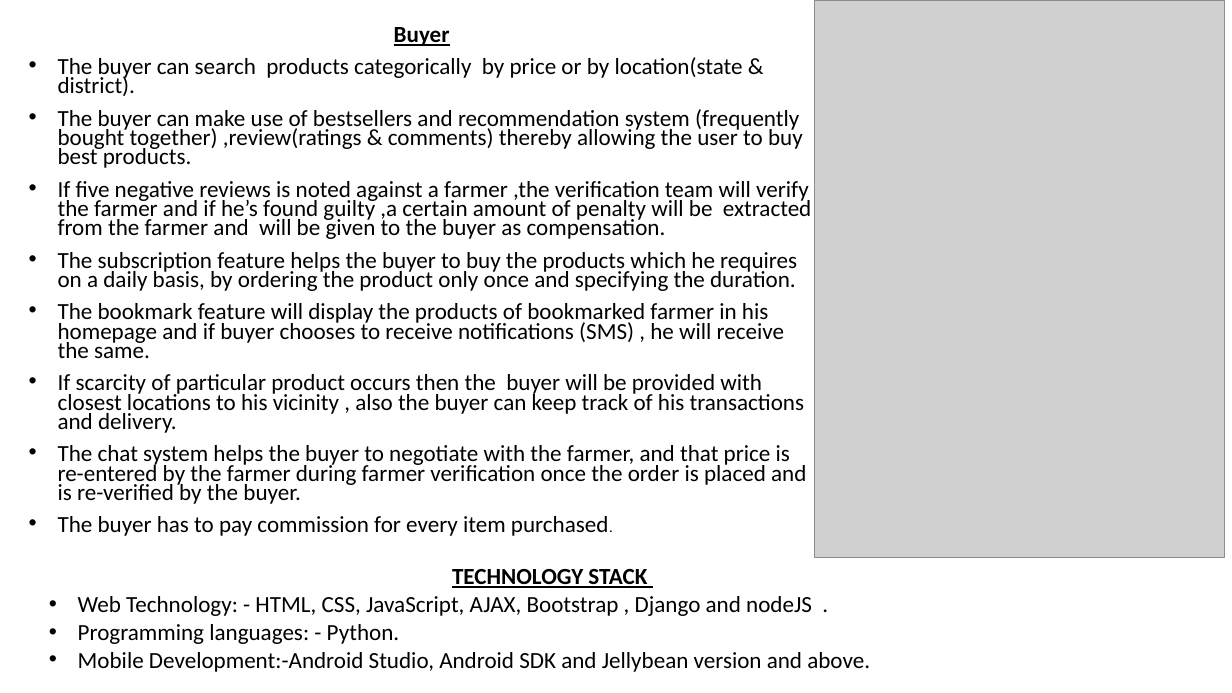
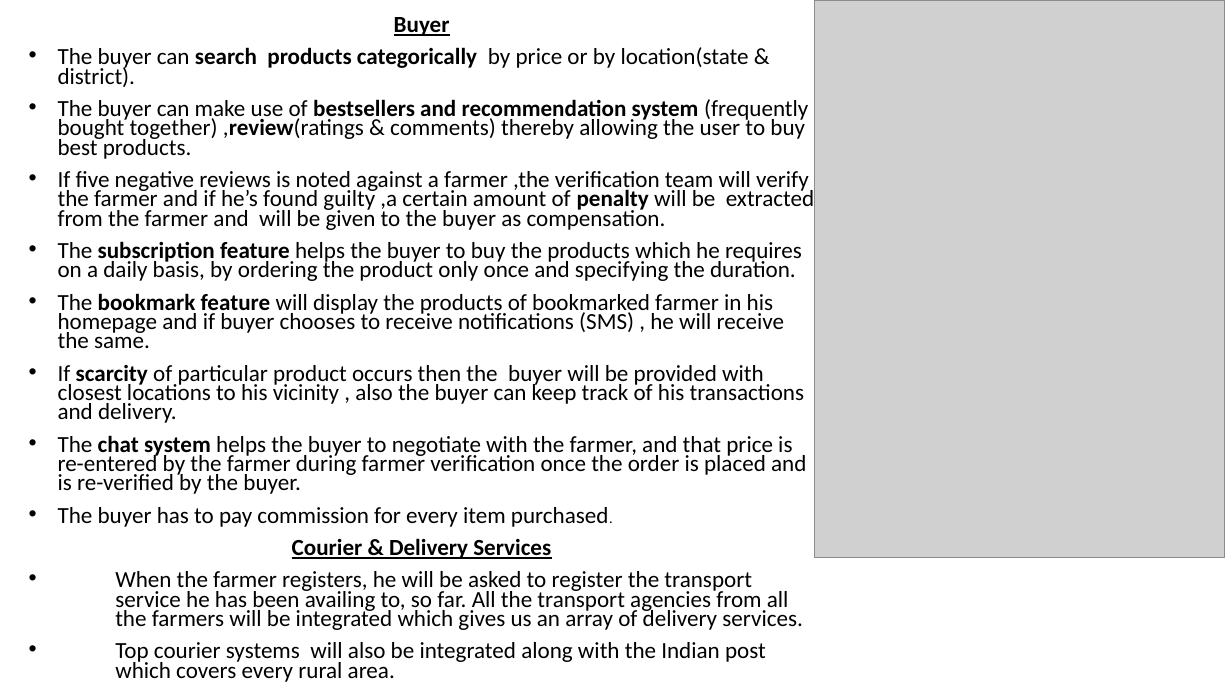
Before and after one commit to FriendsUnited/AgroCraft, a slide deck: slide 2 of Documents/AgroCraft.pptx. Drawn at 1232x693 pixels with LibreOffice and Linux fonts; fonts in the diff are those of the drawing; grey boxes stand for pictures. Boxes give left, top, right and bottom in pixels: in the first picture for what was removed or moved away, otherwise in the second. Text is boxed around its words. In the diff, an @@ line names an element or a change of style, - is before the commit and + after.

```diff
--- a/Documents/AgroCraft.pptx
+++ b/Documents/AgroCraft.pptx
@@ text "Buyer": place and size @@
-text "Buyer" at [58, 27, 811, 536]
+text "Buyer" at [58, 17, 814, 682]
@@ text at [58, 47, 814, 494]: bold on in "search products categorically", "bestsellers and recommendation system ,review(ratings", "penalty", "subscription feature" and 3 more places @@
@@ text at [115, 538, 803, 682]: paragraphs added @@
+Courier & Delivery Services
+• When the farmer registers, he will be asked to register the transport service he has been availing to, so far. All the transport agencies from all the farmers will be integrated which gives us an array of delivery services.
+• Top courier systems will also be integrated along with the Indian post which covers every rural area.
@@ text removed at [78, 569, 870, 672] @@
-TECHNOLOGY STACK
-• Web Technology: - HTML, CSS, JavaScript, AJAX, Bootstrap , Django and nodeJS .
-• Programming languages: - Python.
-• Mobile Development:-Android Studio, Android SDK and Jellybean version and above.
```
Also in this commit, not shown: 2 other slides changed, 3 other files.
